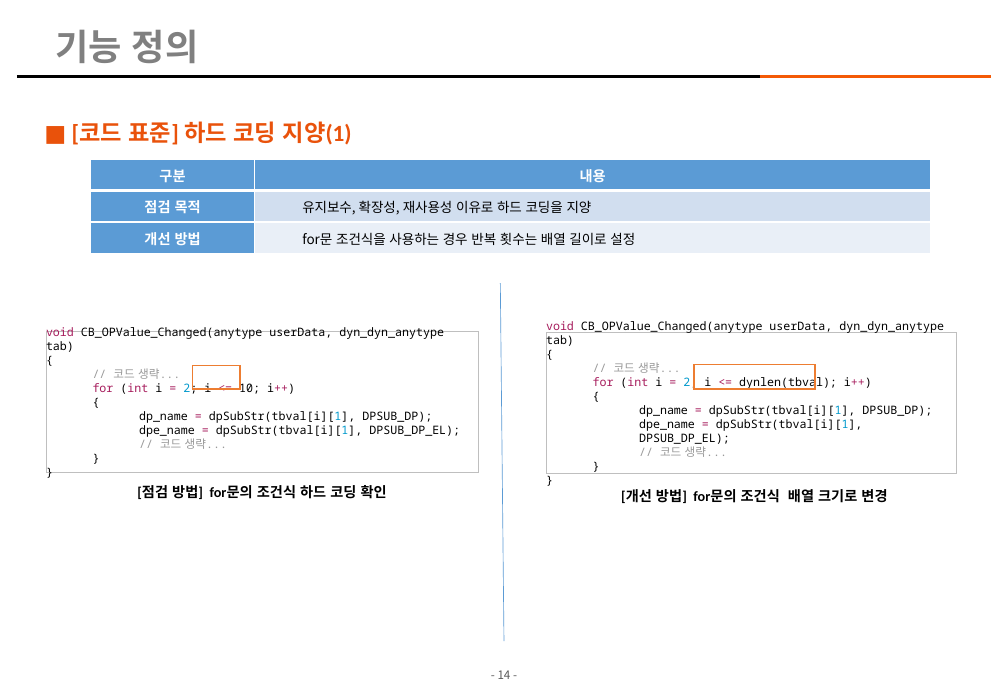
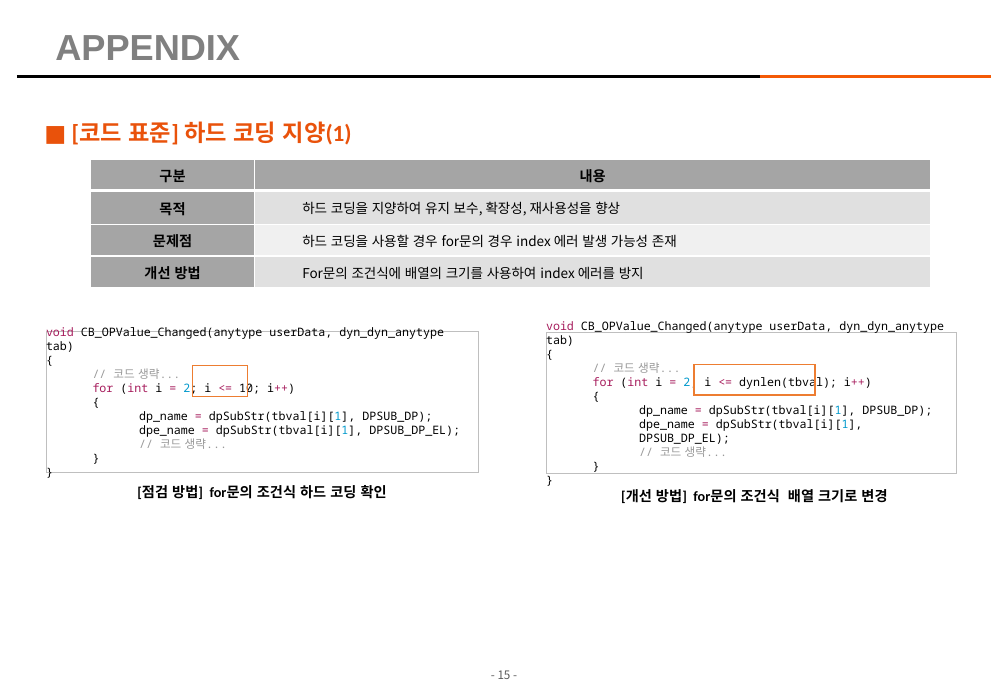
Before and after one commit to kimhopepa/PythonPjt, a slide deck: slide 15 of CodeReviewTool/doc/CodeReview_점검_Tool_매뉴얼.pptx (slide 14 before the commit). Drawn at 1008x698 pixels with LibreOffice and Linux fonts; fonts in the diff are those of the drawing; background and template pictures are left out. Boxes give left, top, right and bottom in pixels: in the first picture for what was removed or moved away, otherwise in the second. Text is boxed around its words. In the diff, an @@ line names an element or a change of style, - is before the commit and + after.

```diff
--- a/CodeReviewTool/doc/CodeReview_점검_Tool_매뉴얼.pptx
+++ b/CodeReviewTool/doc/CodeReview_점검_Tool_매뉴얼.pptx
@@ title at <box>55,35,240,60</box>: text changed @@
-기능 정의
+APPENDIX
@@ table at <box>90,159,931,288</box> @@
-row 2: 점검 목적 | 유지보수, 확장성, 재사용성 이유로 하드 코딩을 지양
-row 3: 개선 방법 | for문 조건식을 사용하는 경우 반복 횟수는 배열 길이로 설정
+row 2: 목적 | 하드 코딩을 지양하여 유지 보수, 확장성, 재사용성을 향상
+row 3: 문제점 | 하드 코딩을 사용할 경우 for문의 경우 index 에러 발생 가능성 존재
+row 4: 개선 방법 | For문의 조건식에 배열의 크기를 사용하여 index 에러를 방지
@@ line removed from (501, 283) to (504, 641) @@
@@ rectangle: place and size @@
-rectangle at <box>193,366,240,389</box>
+rectangle at <box>193,366,248,396</box>
@@ rectangle: place and size @@
-rectangle at <box>694,365,815,390</box>
+rectangle at <box>694,365,815,396</box>
@@ page number at <box>498,670,511,679</box>: text changed @@
-- 14 -
+- 15 -
```
Also in this commit, not shown: 12 other slides changed, 1 slide added, 1 other file.
